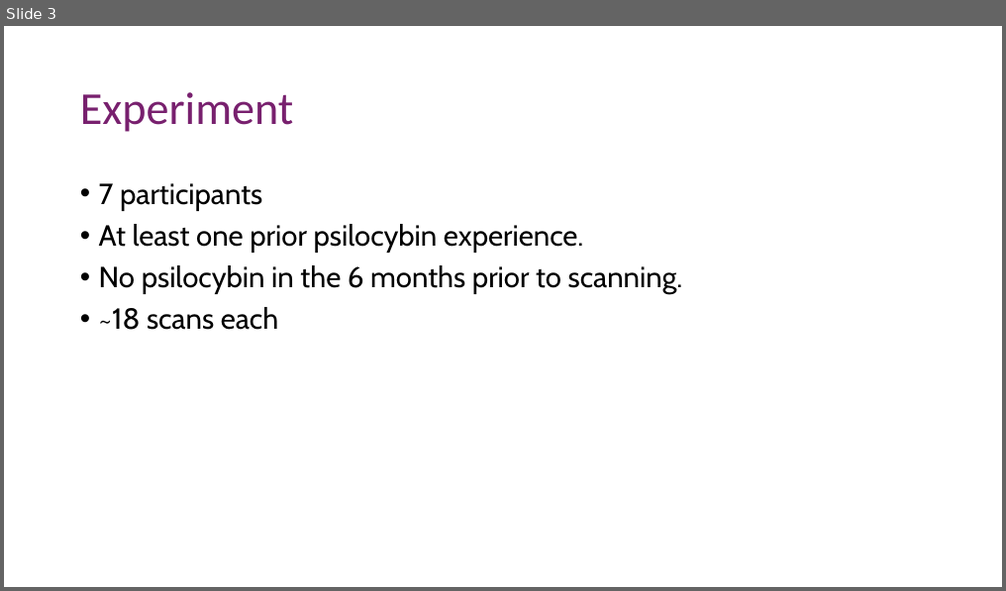
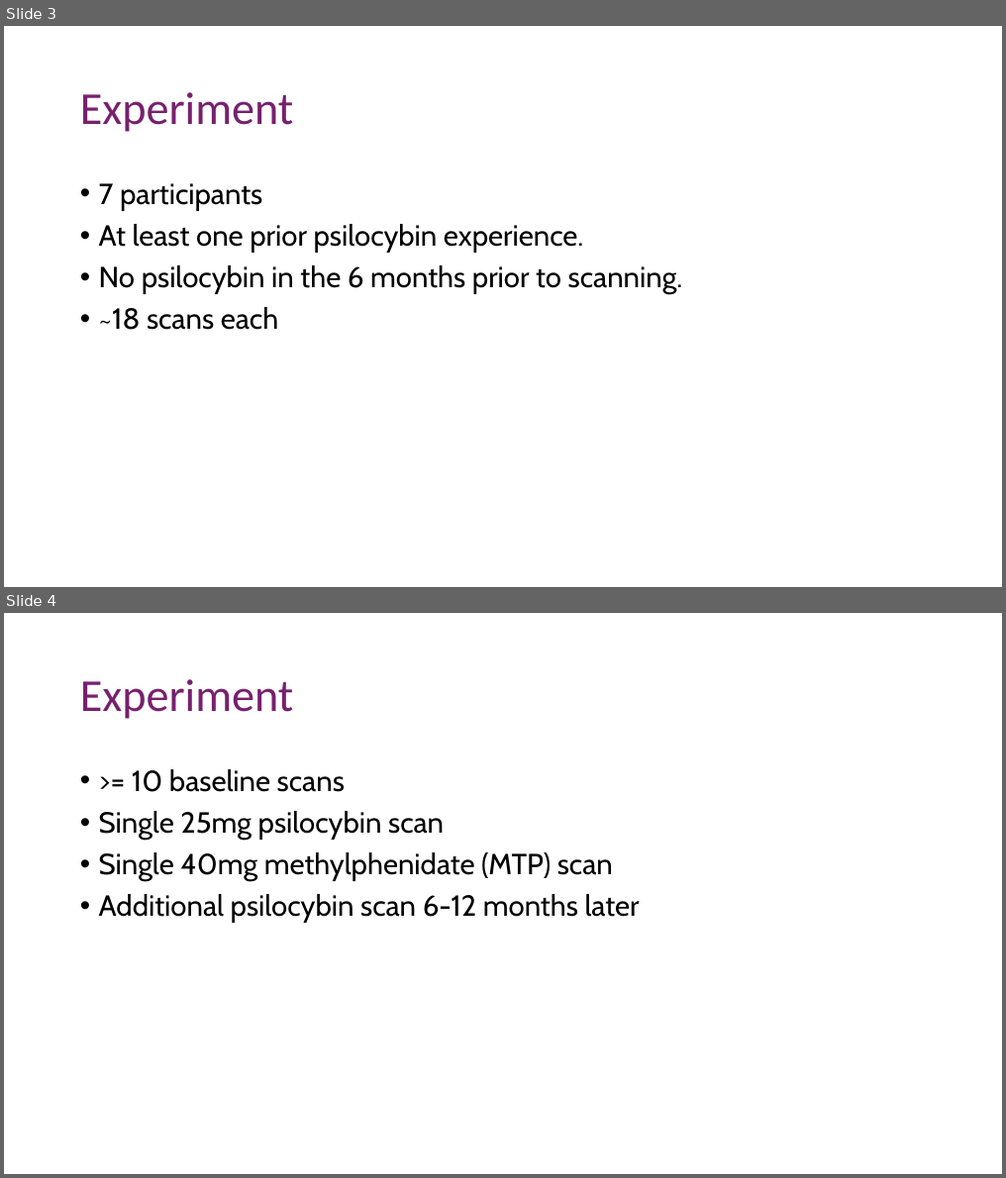
Before and after one commit to nghess/cnjc, a slide deck: psilocybin_fc/siegel_etal_2024.pptx. Shown one above the other, each under a label of ours: slide 3 before the commit, slides 3 and 4 after it. The pictures are 1006x591 and 1006x1178 pixels, drawn with LibreOffice and Linux fonts; fonts in the diff are those of the drawing. Boxes give left, top, right and bottom in pixels: in the first picture for what was removed or moved away, otherwise in the second. Text is boxed around its words. In the diff, an @@ line names an element or a change of style, - is before the commit and + after.

```diff
--- a/psilocybin_fc/siegel_etal_2024.pptx
+++ b/psilocybin_fc/siegel_etal_2024.pptx
@@ slide 4 added at [4, 613, 1002, 1174], background #FFFFFF @@
@@ title added at [80, 679, 294, 719], 44 pt, text #78206E @@
+Experiment
@@ text added at [99, 769, 640, 923], 28 pt, text #000000 @@
+• >= 10 baseline scans
+• Single 25mg psilocybin scan
+• Single 40mg methylphenidate (MTP) scan
+• Additional psilocybin scan 6-12 months later
```
Also in this commit, not shown: 6 slides changed, 11 other slides added, 1 slide removed, 9 other files.
